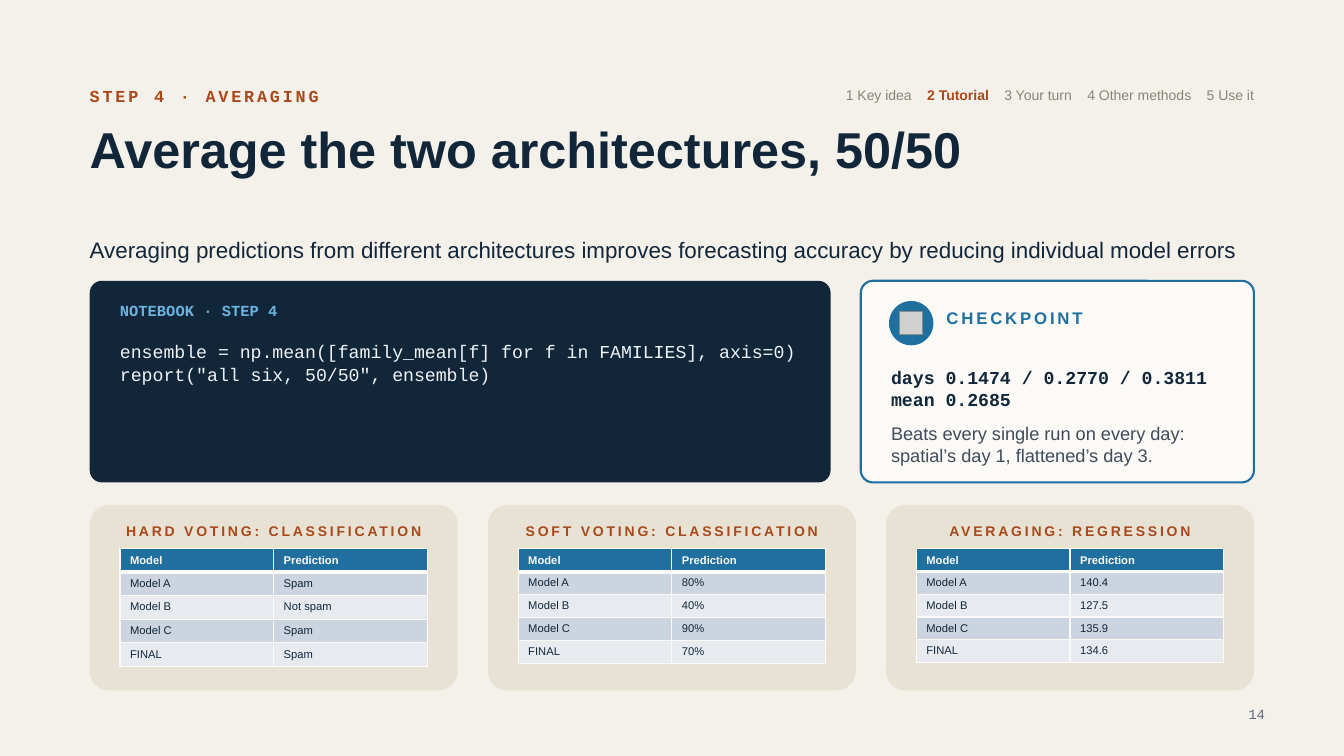
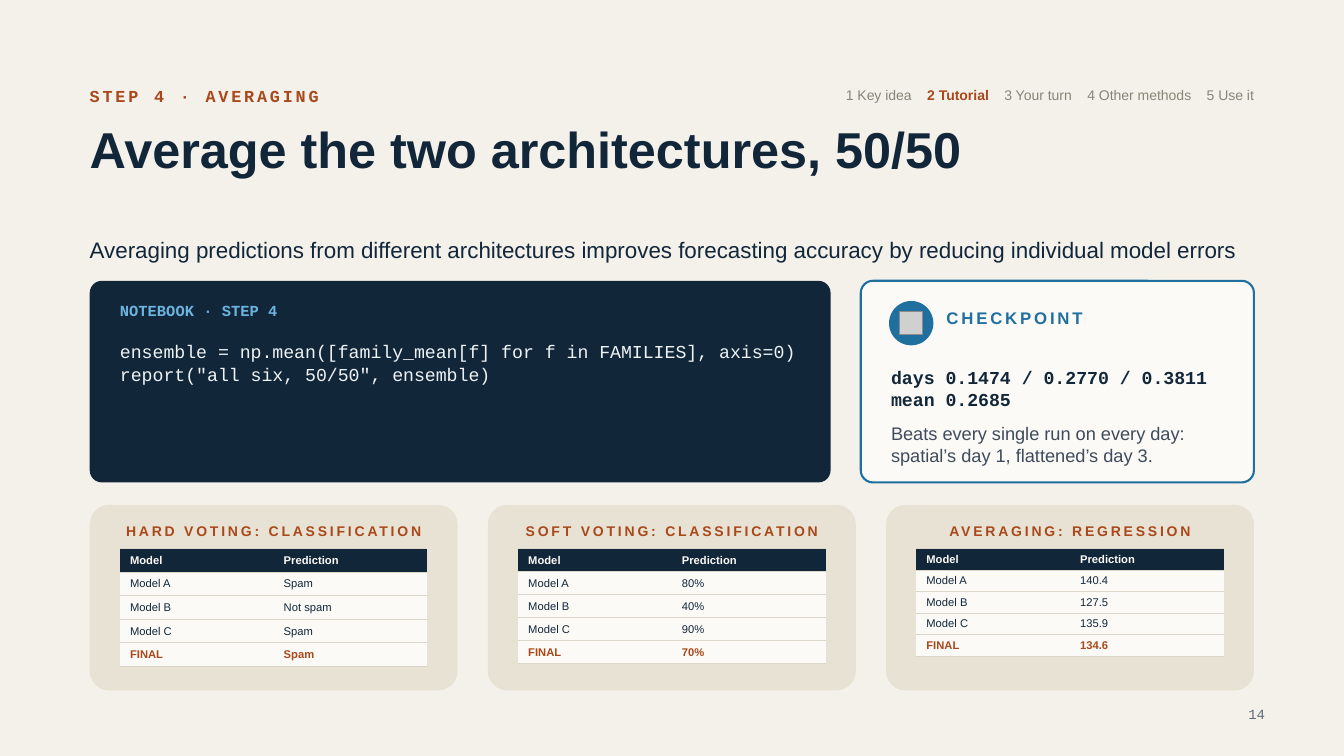
Before and after one commit to damianlapenavidal/ensemble-workshop, a slide deck: slide 14 of slides/ensemble-workshop.pptx. Drawn at 1344x756 pixels with LibreOffice and Linux fonts; fonts in the diff are those of the drawing; grey boxes stand for pictures. Boxes give left, top, right and bottom in pixels: in the first picture for what was removed or moved away, otherwise in the second. Text is boxed around its words. In the diff, an @@ line names an element or a change of style, - is before the commit and + after.

```diff
--- a/slides/ensemble-workshop.pptx
+++ b/slides/ensemble-workshop.pptx
@@ table at box(120, 548, 426, 666) @@
@@ fill #1F6F9F to #12263A in row 1 @@
@@ fill #CDD5DF to #FBFAF6 in 4 cells @@
@@ fill #E8EBF0 to #FBFAF6 in 4 cells @@
@@ text colour #12263A to #A9481A, bold on in "FINAL", "Spam" @@
@@ borders changed @@
@@ table at box(518, 548, 825, 666) @@
@@ fill #1F6F9F to #12263A in row 1 @@
@@ fill #CDD5DF to #FBFAF6 in 4 cells @@
@@ fill #E8EBF0 to #FBFAF6 in 4 cells @@
@@ text colour #12263A to #A9481A, bold on in "FINAL", "70%" @@
@@ borders changed @@
@@ table at box(917, 548, 1223, 666) @@
@@ fill #1F6F9F to #12263A in row 1 @@
@@ fill #CDD5DF to #FBFAF6 in 4 cells @@
@@ fill #E8EBF0 to #FBFAF6 in 4 cells @@
@@ text colour #12263A to #A9481A, bold on in "FINAL", "134.6" @@
@@ borders changed @@
```
Also in this commit, not shown: 4 other slides changed, 2 other files.
